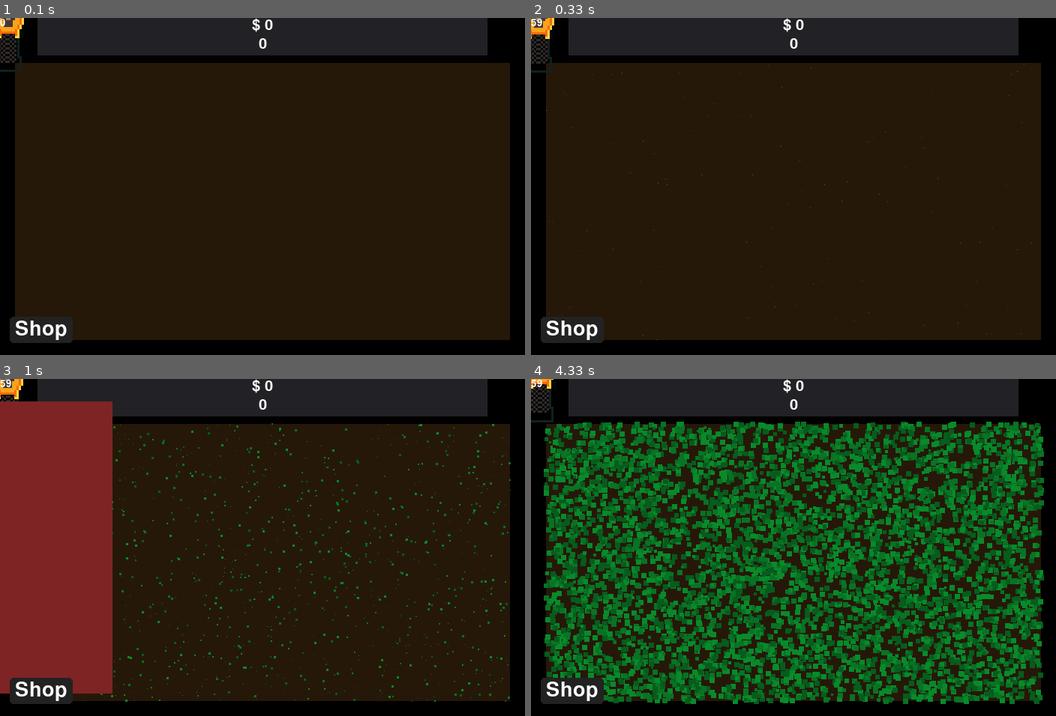
Above: before the commit, frames 1-4 (two rows, left to right).
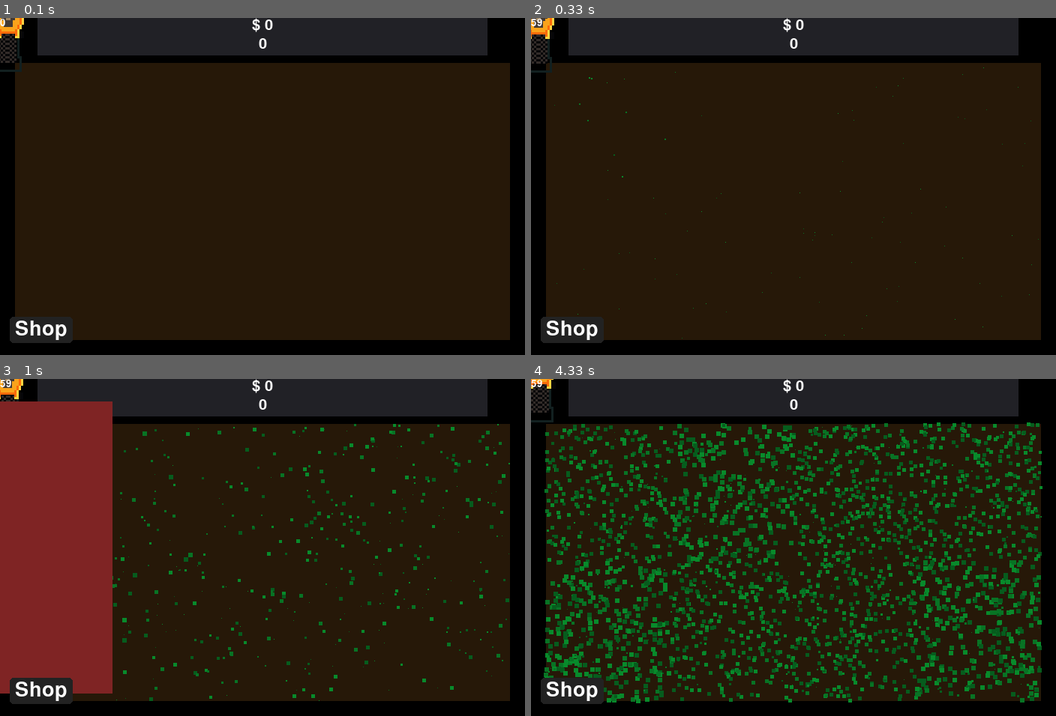
Above: after the commit, the same moments.

Repository: Acaippa/pygame-lawnmower
Game: pygame game, started from ver 0.2/main.py
Two runs of this game, one before a commit and one after it. Both use one fixed random seed, a clock stepped at 60 frames per second and the inputs below.
Inputs (mouse positions are in pixels of both pictures, inside the frame that each line leads up to):
- Up to frame 1 (0.1 s): no input
- Up to frame 2 (0.33 s): no input
- Up to frame 3 (1 s): press the mouse at (42, 689) at 0.37 s; move the mouse to (89, 621) at 0.47 s; release the mouse at (136, 550) at 0.6 s; press the mouse at (42, 689) at 0.7 s; move the mouse to (157, 668) at 0.8 s; release the mouse at (278, 648) at 0.93 s
- Up to frame 4 (4.33 s): hold Right 1-1.47 s; press the mouse at (573, 689) at 1.53 s; move the mouse to (646, 631) at 1.63 s; release the mouse at (725, 571) at 1.77 s; hold Up 1.83-2.13 s; hold Right 2.17-2.63 s; hold Left 2.67-3.2 s; hold Down 3.23-3.53 s; hold Left 3.57-3.97 s; hold Up from 4 s (still down)

Frame 1 is identical in both runs. In frame 2, less than 0.1% of the frame differs, in the area x 2-97%, y 13-96%; in frame 3, 2.8%; in frame 4, 45%, in the area x 2-98%, y 12-97%.

Commit message:
Add Grid system for grass

Diff:
--- a/ver 0.2/modules/grass.py
+++ b/ver 0.2/modules/grass.py
@@ -44,21 +44,17 @@
 		self.display_surface.blit(self.image, self.blit_pos)
 
 	def grow(self): # Make the grass bigger and update mask.
-		if self.size < GRASS_SIZE:
+		if self.size + GROW_RATE * self.delta_time < GRASS_SIZE:
 			self.size += GROW_RATE * self.delta_time
 			self.mask = pygame.mask.from_surface(self.image)
+			self.image = pygame.Surface((self.size, self.size))
+			self.image.fill(self.color)
+			self.rect = self.image.get_rect(center = self.pos)
 		else:
 			self.grow_bool = False
-
-		self.update_surf()
-
-	def update_surf(self): # Update surface size and mask
-		self.image = pygame.Surface((self.size, self.size))
-		self.image.fill(self.color)
-		self.rect = self.image.get_rect(center = self.pos)
 
 	def get_color(self):
 		return choice(self.color_list)
 
-	def on_collision(self):
-		self.spawner.grass_list.remove(self)
+	def on_collision(self, parent):
+		parent.grass_list.remove(self)
--- a/ver 0.2/modules/grass_spawner.py
+++ b/ver 0.2/modules/grass_spawner.py
@@ -3,16 +3,15 @@
 from modules.grass import*
 from math import*
 from threading import*
+from settings import*
 
 class GrassSpawner:
 	def __init__(self, ground):
 		self.display_surface = pygame.display.get_surface()
 
-		self.grass_list = []
-
 		self.delta_time = 0
 
-		self.grass_time = 0.01
+		self.grass_time = 0.1
 
 		self.grass_index = 0
 
@@ -20,50 +19,115 @@
 
 		self.grass_rate = 1 # The rate at which the grass_index increases.
 
-		self.grass_per_frame = 50
+		self.mower = None
 
-		self.mower = None
+		self.grid_list = []
+
+		self.total_grass = 0
+
+		self.grid_index = 0
+
+		self.make_grid()
 
 	def update(self, dt, mower):
 		self.delta_time = dt
 		self.mower = mower
 
+		self.update_grids()
+
 		self.spawn_grass()
-
-		self.update_grass()
-
-		self.cut_grass()
 
 		self.draw()
 
 	def draw(self):
 		pass
 
-	def update_grass(self):
-		for grass in self.grass_list:
-			grass.update(self.delta_time)
+	def spawn_grass(self): # Get random coordinates inside ground and spawn grass.
+		if self.grass_index >= self.grass_time and self.total_grass + GRASS_PER_FRAME <= MAX_GRASS_AMOUNT:
+			for i in range(GRASS_PER_FRAME):
+				ground_x, ground_y = self.ground.pos
+				ground_width, ground_height = self.ground.rect.width, self.ground.rect.height
 
-	def spawn_grass(self): # Get random coordinates inside ground and spawn grass.
-		if self.grass_index >= self.grass_time and len(self.grass_list) < MAX_GRASS_AMOUNT:
-			for i in range(self.grass_per_frame):
-				# Width and height of ground.
-				w, h = self.ground.get_size()
-				# The start of X and Y of the ground.
-				x, y = self.ground.get_pos()
-				grass_x, grass_y = randint(x, x+w), randint(y, y+h)
-				self.grass_list.append(Grass((grass_x, grass_y), self))
+				random_ground_x, random_ground_y = randint(ground_x, ground_x + ground_width), randint(ground_y, ground_y + ground_height)
+
+				for grid in self.grid_list:
+					if grid.rect.collidepoint(random_ground_x, random_ground_y):
+						grid.add_grass(Grass((random_ground_x, random_ground_y), self))
+
 			self.grass_index = 0
 		else:
 			self.grass_index += self.grass_rate * self.delta_time
 
-	def cut_grass(self): # Check if the certain close grass is colliding with the mower.
-		for grass in self.grass_list:
-			if sqrt((self.mower.pos[0] - grass.pos[0])**2 + (self.mower.pos[1] - grass.pos[1])**2) < 30:
-				offset_x = grass.rect[0] - self.mower.rotated_cutting_surface_rect[0]
-				offset_y = grass.rect[1] - self.mower.rotated_cutting_surface_rect[1]
-				if self.mower.rotated_cutting_mask.overlap(grass.mask, (offset_x, offset_y)) != None:
-					grass.on_collision()
-					self.mower.on_collision()
-
 	def get_grass(self):
 		return self.grass_list
+
+	def make_grid(self):
+		dimentions = GRID_DIMENTIONS.split("x")
+
+		grid_width = self.ground.rect.width / int(dimentions[0])
+		grid_height = self.ground.rect.height / int(dimentions[1])
+
+		for y in range(int(dimentions[1])):
+			for x in range(int(dimentions[0])):
+				self.grid_list.append(Grid(self.ground, (x, y), (grid_width, grid_height)))
+
+	def update_grids(self):
+		if self.grid_index < len(self.grid_list):
+			self.grid_list[self.grid_index].update(self.delta_time)
+			self.grid_index += 1
+		else:
+			self.grid_index = 0
+
+		# Get total amount of grass
+		self.total_grass = 0
+
+		for grid in self.grid_list:
+			grid.draw()
+			if grid.rect.colliderect(self.mower.rotated_cutting_surface_rect):
+				grid.update(self.delta_time)
+			self.total_grass += len(grid.grass_list)
+
+class Grid:
+	def __init__(self, ground, pos, dim):
+		self.display_surface = pygame.display.get_surface()
+
+		self.pos = pos
+
+		self.dimentions = dim
+
+		self.delta_time = 0
+
+		self.ground = ground
+
+		x, y = (self.ground.pos[0] + self.dimentions[0] * self.pos[0], self.ground.pos[1] + self.dimentions[1] * self.pos[1])
+		w, h = self.dimentions[0], self.dimentions[1]
+		self.rect = pygame.Rect(x, y, w, h)
+
+		self.grass_list = []
+
+	def update(self, dt):
+		self.delta_time = dt
+
+		self.mower = self.ground.mower
+
+		for grass in self.grass_list:
+			grass.update(self.delta_time)
+
+		self.cut_grass()
+
+	def draw(self):
+		for grass in self.grass_list:
+			grass.draw()
+
+	def add_grass(self, grass):
+		self.grass_list.append(grass)
+
+	def cut_grass(self): # Check if the certain close grass is colliding with the mower.
+		if self.mower != None:
+			for grass in self.grass_list:
+				if sqrt((self.mower.pos[0] - grass.pos[0])**2 + (self.mower.pos[1] - grass.pos[1])**2) < 30:
+					offset_x = grass.rect[0] - self.mower.rotated_cutting_surface_rect[0]
+					offset_y = grass.rect[1] - self.mower.rotated_cutting_surface_rect[1]
+					if self.mower.rotated_cutting_mask.overlap(grass.mask, (offset_x, offset_y)) != None:
+						grass.on_collision(self)
+						self.mower.on_collision()
--- a/ver 0.2/modules/ground.py
+++ b/ver 0.2/modules/ground.py
@@ -13,6 +13,8 @@
 
 		self.image = pygame.Surface(self.size)
 		self.image.fill("#261808")
+
+		self.rect = self.image.get_rect()
 
 		self.mower = None
 
--- a/ver 0.2/modules/mower.py
+++ b/ver 0.2/modules/mower.py
@@ -196,7 +196,7 @@
 			if self.mask.get_at((mouse_pos[0] - self.mower.rect[0], mouse_pos[1] - self.mower.rect[1])) != 0 and mouse_clicked[0]:
 				self.attached_to_mower = False
 		except Exception as e:
-			print(e)
+			pass
 
 
 class Mower01(Mower):
--- a/ver 0.2/settings.py
+++ b/ver 0.2/settings.py
@@ -2,8 +2,8 @@
 HEIGHT = 450
 FPS = 60
 GRASS_SIZE = 7
-GROW_RATE = 4
-MAX_GRASS_AMOUNT = 5000
+GROW_RATE = 70
+MAX_GRASS_AMOUNT = 7000
 SPREAD = 20
 MOWER_SIZE = 3
 
@@ -11,3 +11,5 @@
 GRASS_COLORS_PARTICLES = ["#199b3c", "#197335", "#176d2e"]
 
 GRASS_PRIZE = 2
+GRID_DIMENTIONS = "4x2"
+GRASS_PER_FRAME = 70
